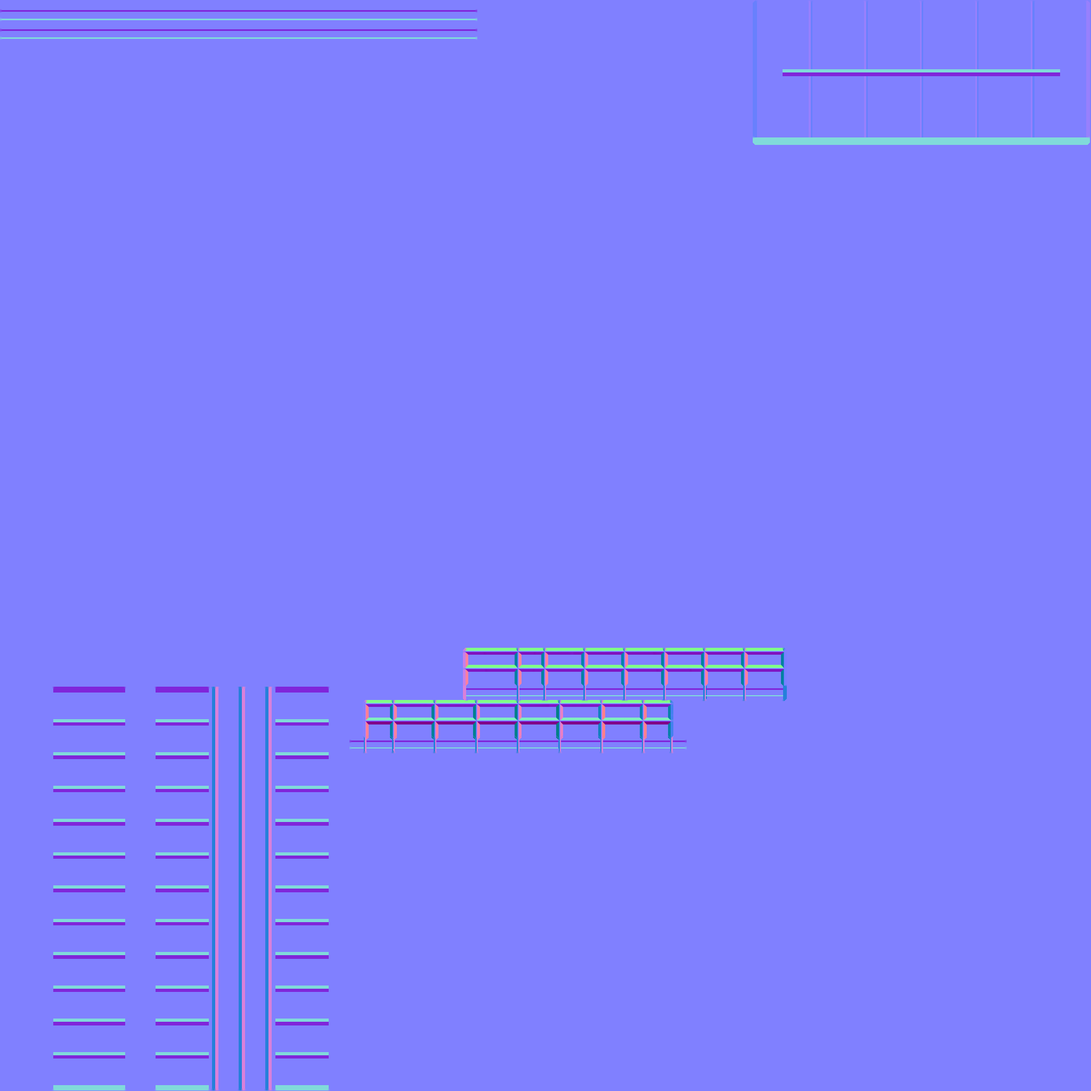
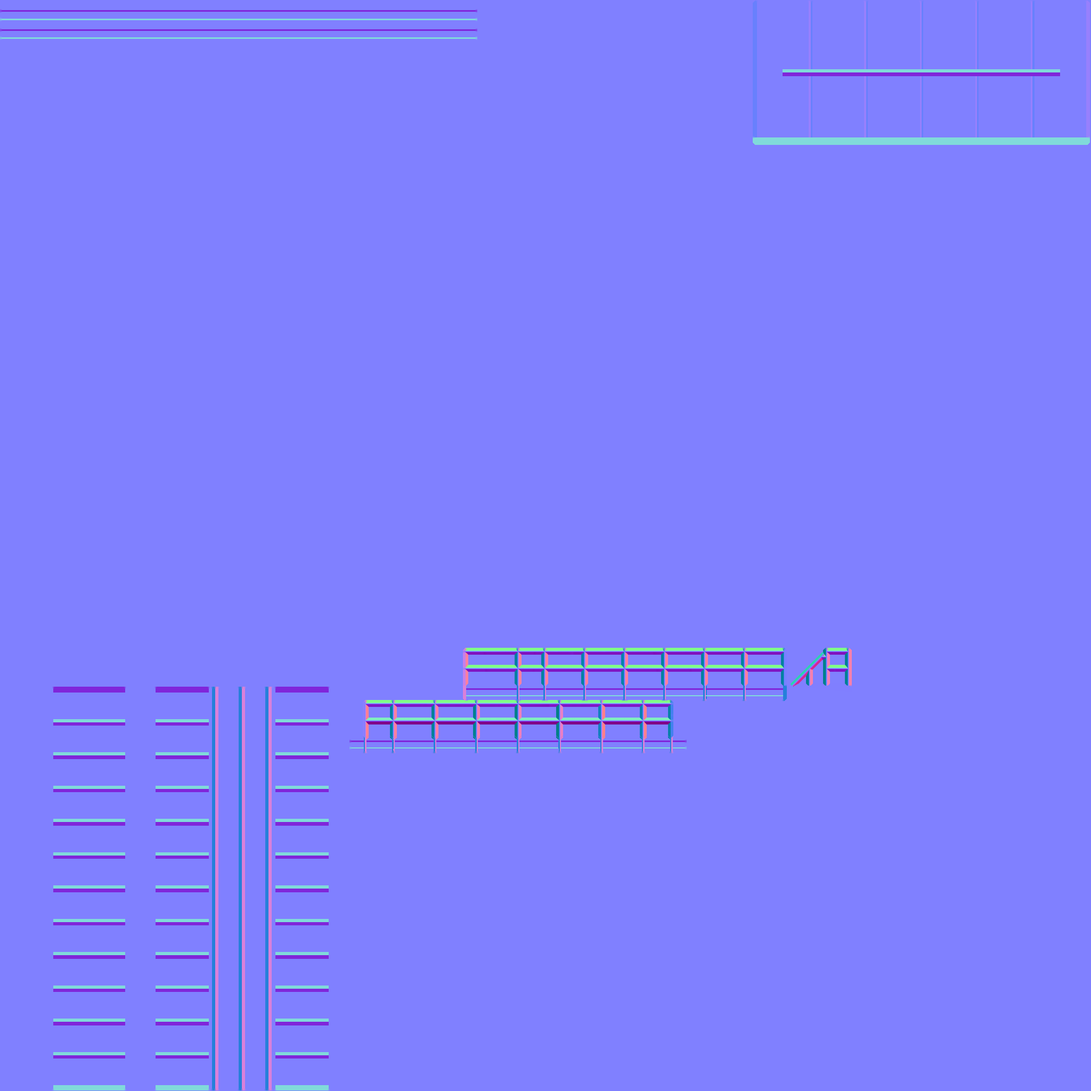
Layered file, before and after one edit (1091 × 1091). Changes by layer:
painted on "UUR_700_Tower_NRM.png" over (789, 648, 853, 688)
